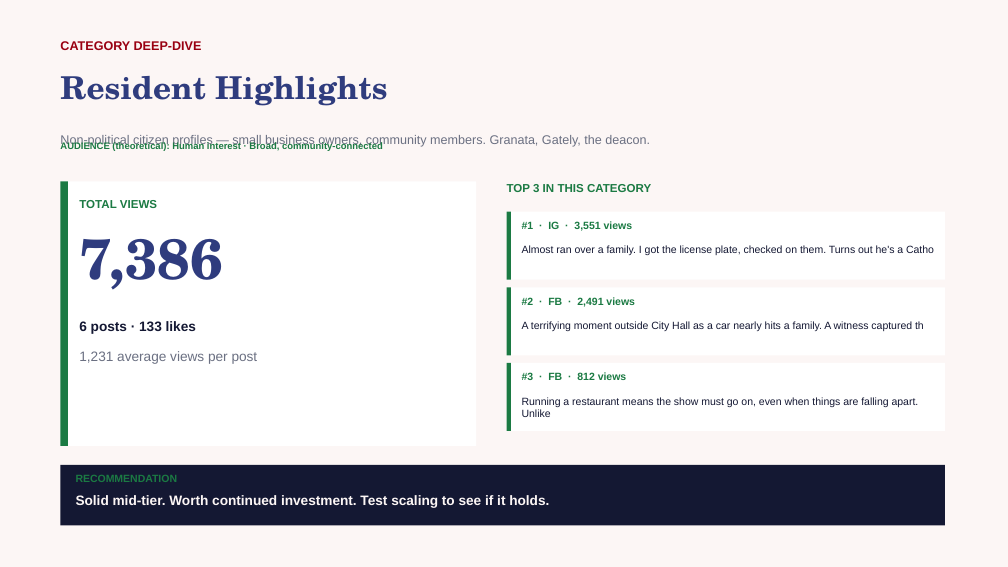
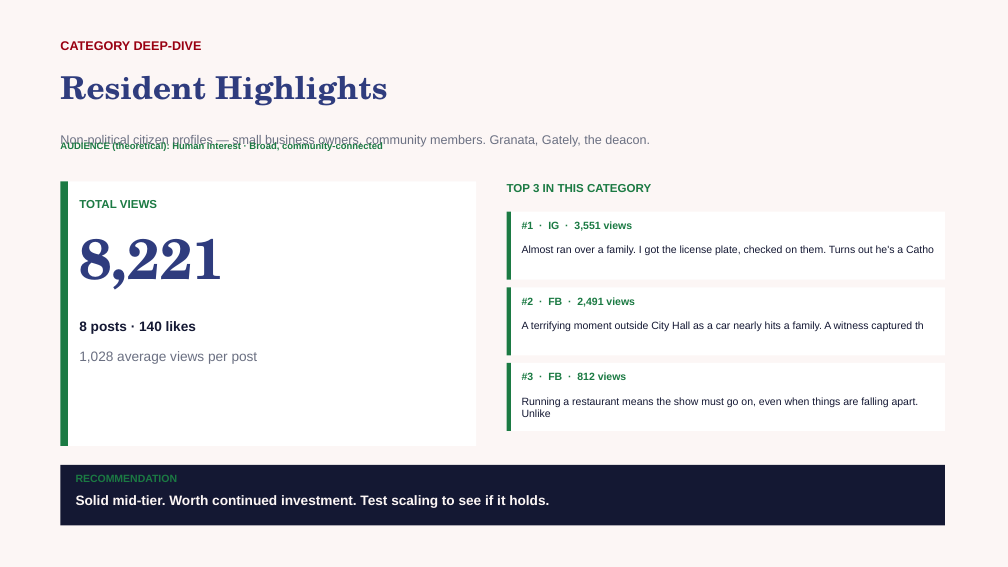
Before and after one commit to zvmmer/talking-downey-kpis, a slide deck: slide 10 of SPONSOR_CONTENT_REPORT.pptx. Drawn at 1008x567 pixels with LibreOffice and Linux fonts; fonts in the diff are those of the drawing. Boxes give left, top, right and bottom in pixels: in the first picture for what was removed or moved away, otherwise in the second. Text is boxed around its words. In the diff, an @@ line names an element or a change of style, - is before the commit and + after.

```diff
--- a/SPONSOR_CONTENT_REPORT.pptx
+++ b/SPONSOR_CONTENT_REPORT.pptx
@@ text at bbox=[79, 239, 225, 290]: text changed @@
-7,386
+8,221
@@ text at bbox=[79, 321, 196, 334]: text changed @@
-6 posts · 133 likes
+8 posts · 140 likes
@@ text at bbox=[79, 351, 258, 364]: text changed @@
-1,231 average views per post
+1,028 average views per post
```
Also in this commit, not shown: 11 other slides changed, 13 other files.
